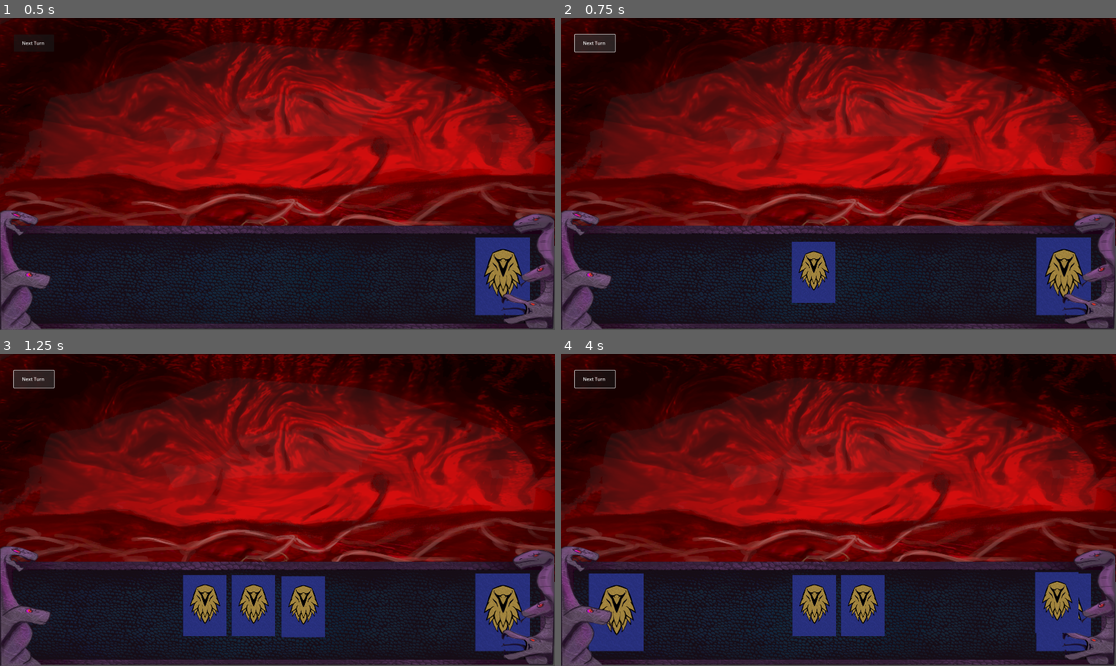
Above: before the commit, frames 1-4 (two rows, left to right).
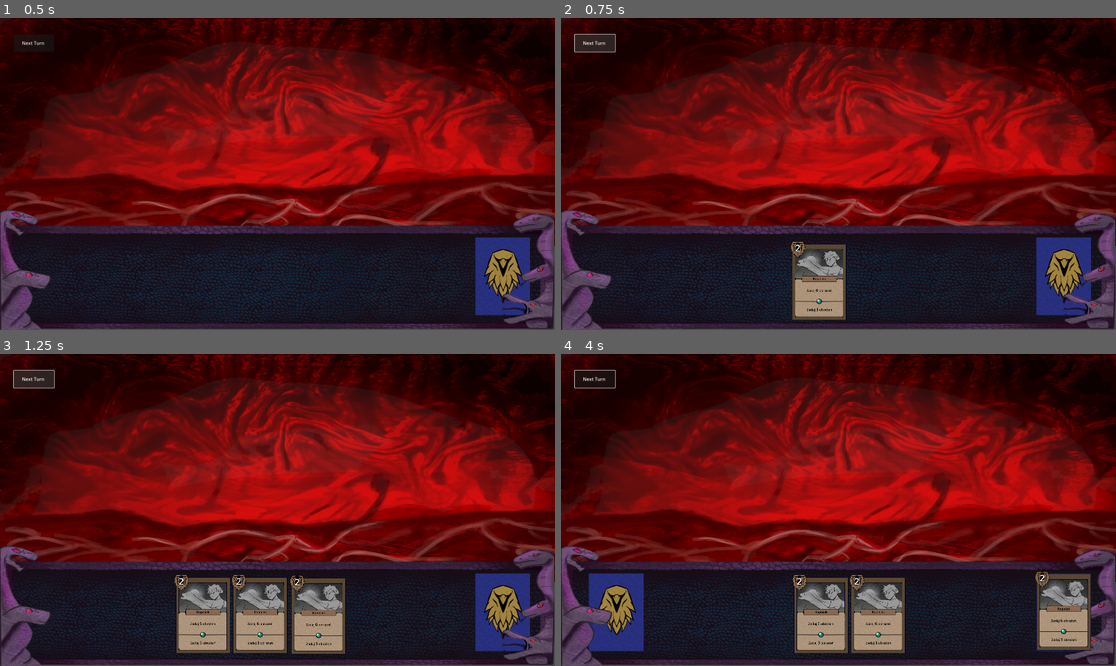
Above: after the commit, the same moments.

Repository: Szyrrogi/Sedoro
Game: Godot game, scene res://Scenes/main.tscn
Same seed, same stepped clock (60 frames per second), same inputs: the game is played once before the commit and once after it. The engine's default icon, where the game draws it, is replaced by a stand-in: a white triangle on a blue panel in a dark square.
Inputs (mouse positions are in pixels of both pictures, inside the frame that each line leads up to):
- Up to frame 1 (0.5 s): no input
- Up to frame 2 (0.75 s): click "Next Turn" at 0.5 s
- Up to frame 3 (1.25 s): no input
- Up to frame 4 (4 s): click "Next Turn" at 1.25 s; click "Next Turn" at 2 s; tap Enter (ui_accept) at 2.75, 3.02 s; move the mouse to (960, 494) at 2.77 s; click (960, 494) at 2.92 s; drag from (766, 606) to (1066, 612) at 3.52 s

Frame 1 is identical in both runs. In frame 2, 2.4% of the frame differs, in the area x 41-52%, y 71-97%; in frame 3, 7.3%; in frame 4, 7.5%, in the area x 41-96%, y 69-96%.

Commit message:
First card disign

Diff:
--- a/Object/Card.tscn
+++ b/Object/Card.tscn
@@ -1,26 +1,81 @@
-[gd_scene load_steps=4 format=3 uid="uid://d3uhxt5d8b6e0"]
+[gd_scene load_steps=6 format=3 uid="uid://d3uhxt5d8b6e0"]
 
 [ext_resource type="Script" uid="uid://dha8rdg557u1m" path="res://Scripts/Card.gd" id="1_du2ps"]
-[ext_resource type="Texture2D" uid="uid://ct720m5onx1yg" path="res://Art/Backgroung/przykladowa.png" id="1_qqu20"]
+[ext_resource type="Texture2D" uid="uid://d1wetgu7nmtjj" path="res://Art/Card/Card.png" id="2_du2ps"]
+[ext_resource type="Texture2D" uid="uid://wca2awkupqic" path="res://Art/Card/Art1.png" id="3_1xaqt"]
+[ext_resource type="Texture2D" uid="uid://co2hcc6ymaiom" path="res://Art/Card/division1.png" id="4_7yd01"]
 
 [sub_resource type="RectangleShape2D" id="RectangleShape2D_lquwl"]
-size = Vector2(514.2654, 722.44934)
+size = Vector2(602.0309, 871.42914)
 
 [node name="Card" type="Node2D"]
 position = Vector2(1747.99, 880)
 script = ExtResource("1_du2ps")
 
-[node name="Sprite2D" type="Sprite2D" parent="."]
-position = Vector2(-40.16171, -56.226395)
-scale = Vector2(0.5033135, 0.50331354)
-texture = ExtResource("1_qqu20")
+[node name="Ramka" type="Sprite2D" parent="."]
+position = Vector2(1.0100346, 0.9999809)
+scale = Vector2(0.3399571, 0.33995715)
+texture = ExtResource("2_du2ps")
+
+[node name="Art" type="Sprite2D" parent="Ramka"]
+show_behind_parent = true
+position = Vector2(-2.9415278, -308.8625)
+scale = Vector2(1.1168809, 1.1168809)
+texture = ExtResource("3_1xaqt")
+
+[node name="Pasek" type="Sprite2D" parent="Ramka"]
+position = Vector2(-2.9415476, 311.804)
+texture = ExtResource("4_7yd01")
+
+[node name="Name" type="RichTextLabel" parent="Ramka"]
+offset_left = -288.27167
+offset_top = -105.89569
+offset_right = 288.2718
+offset_bottom = -17.649109
+bbcode_enabled = true
+text = "[font_size=55][color=black]Kopniak"
+horizontal_alignment = 1
+vertical_alignment = 1
+
+[node name="cost" type="RichTextLabel" parent="Ramka"]
+offset_left = -503.00482
+offset_top = -723.62054
+offset_right = -232.38226
+offset_bottom = -447.11517
+theme_override_colors/font_outline_color = Color(0, 0, 0, 1)
+theme_override_constants/outline_size = 24
+bbcode_enabled = true
+text = "[font_size=155][color=white]2"
+horizontal_alignment = 1
+vertical_alignment = 1
+
+[node name="Opis" type="RichTextLabel" parent="Ramka"]
+offset_left = -370.6352
+offset_top = -5.8830566
+offset_right = 364.75153
+offset_bottom = 276.5056
+bbcode_enabled = true
+text = "[font_size=55][color=black]Zadaj [font_size=65]6 [font_size=55]obrażeń"
+horizontal_alignment = 1
+vertical_alignment = 1
+
+[node name="Name4" type="RichTextLabel" parent="Ramka"]
+offset_left = -376.5183
+offset_top = 376.51807
+offset_right = 379.45972
+offset_bottom = 544.1863
+bbcode_enabled = true
+text = "[font_size=55][color=black]Zadaj [font_size=65]3 [font_size=55]obrażeń"
+horizontal_alignment = 1
+vertical_alignment = 1
 
 [node name="Area2D" type="Area2D" parent="."]
+visible = false
 scale = Vector2(0.7, 0.7)
 
 [node name="CollisionShape2D" type="CollisionShape2D" parent="Area2D"]
-position = Vector2(-57.135742, -81.42859)
-scale = Vector2(0.6999996, 0.6999996)
+position = Vector2(0.73217773, -2.1429443)
+scale = Vector2(0.6999995, 0.6999995)
 shape = SubResource("RectangleShape2D_lquwl")
 
 [connection signal="mouse_entered" from="Area2D" to="." method="_on_area_2d_mouse_entered"]
--- a/Scripts/Hand.gd
+++ b/Scripts/Hand.gd
@@ -1,6 +1,6 @@
 extends Node2D
 
-const CARD_WIDTH = 280.0
+const CARD_WIDTH = 330.0
 const HAND_CURVE = 0.0 # Jeśli chcesz łuk, zmień np na 0.1
 
 func add_card(card: Node2D):
Binary file added: Art/Card/Art1.png
Not shown, added: Art/Card/Art1.png.import
Binary file added: Art/Card/Card.png
Not shown, added: Art/Card/Card.png.import
Binary file added: Art/Card/division1.png
Not shown, added: Art/Card/division1.png.import
Binary file added: Art/Card/division2.png
Not shown, added: Art/Card/division2.png.import
